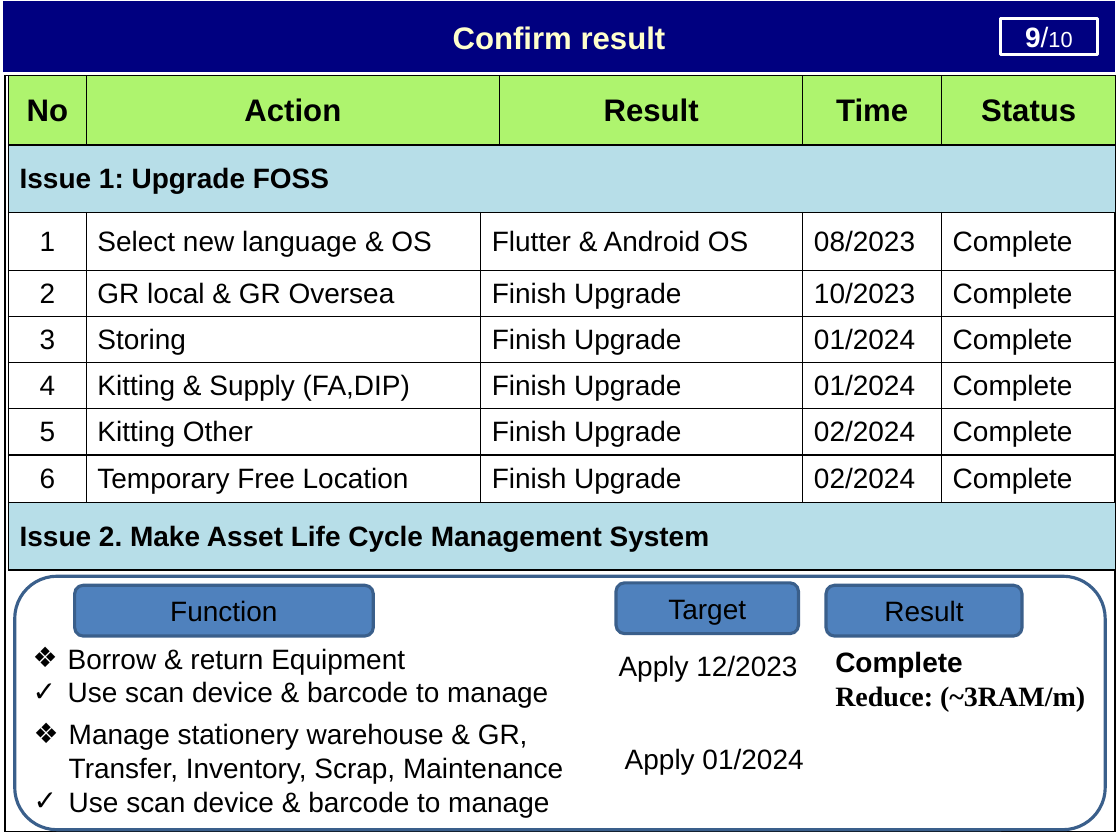
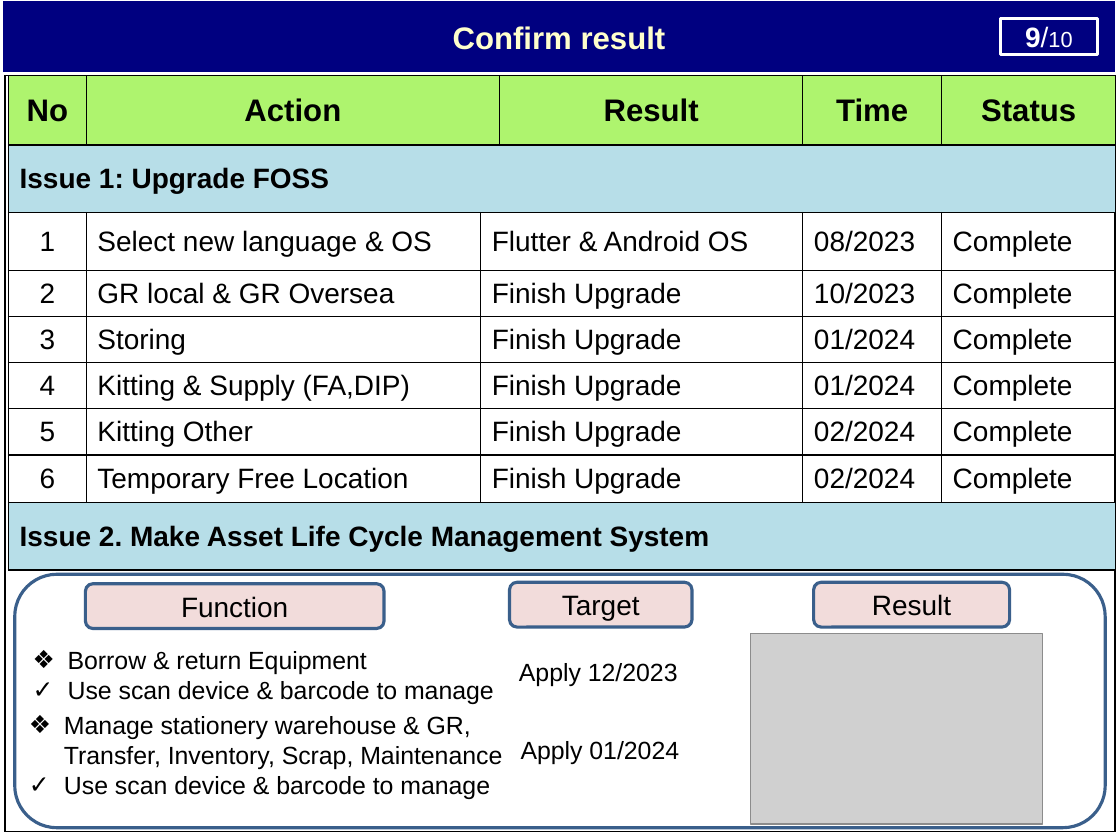
Before and after one commit to thietbicongnghevietnam/ReportPSNV, a slide deck: slide 10 of Report_test.pptx. Drawn at 1120x840 pixels with LibreOffice and Linux fonts; fonts in the diff are those of the drawing; grey boxes stand for pictures. Boxes give left, top, right and bottom in pixels: in the first picture for what was removed or moved away, otherwise in the second. Text is boxed around its words. In the diff, an @@ line names an element or a change of style, - is before the commit and + after.

```diff
--- a/Report_test.pptx
+++ b/Report_test.pptx
@@ rounded rectangle "Function": place and size @@
-rounded rectangle "Function" at <box>75,586,374,636</box>
+rounded rectangle "Function" at <box>85,584,384,628</box>
@@ fill #4F81BD to #F2DCDB in 3 elements at <box>85,584,384,628</box>, <box>813,582,1009,627</box>, <box>510,582,692,627</box> @@
@@ rounded rectangle "Target": place and size @@
-rounded rectangle "Target" at <box>616,582,799,633</box>
+rounded rectangle "Target" at <box>510,582,692,627</box>
@@ rounded rectangle "Result": place and size @@
-rounded rectangle "Result" at <box>827,586,1023,636</box>
+rounded rectangle "Result" at <box>813,582,1009,627</box>
@@ text "Apply 12/2023": place and size @@
-text "Apply 12/2023" at <box>619,655,797,681</box>
+text "Apply 12/2023" at <box>519,663,678,686</box>
@@ picture added at <box>750,633,1042,823</box> @@
@@ text removed at <box>835,651,1085,711</box> @@
-Complete
-Reduce: (~3RAM/m)
@@ size 18 to 16 pt in 4 elements at <box>68,651,494,704</box>, <box>519,663,678,686</box>, <box>521,741,679,764</box>, <box>64,716,502,799</box> @@
@@ text "Manage stationery warehouse & GR, ...": place and size @@
-text "Manage stationery warehouse & GR, ..." at <box>69,723,563,817</box>
+text "Manage stationery warehouse & GR, ..." at <box>64,716,502,799</box>
@@ text "Apply 01/2024": place and size @@
-text "Apply 01/2024" at <box>625,748,803,774</box>
+text "Apply 01/2024" at <box>521,741,679,764</box>
```
Also in this commit, not shown: 5 other slides changed, 1 other file.
